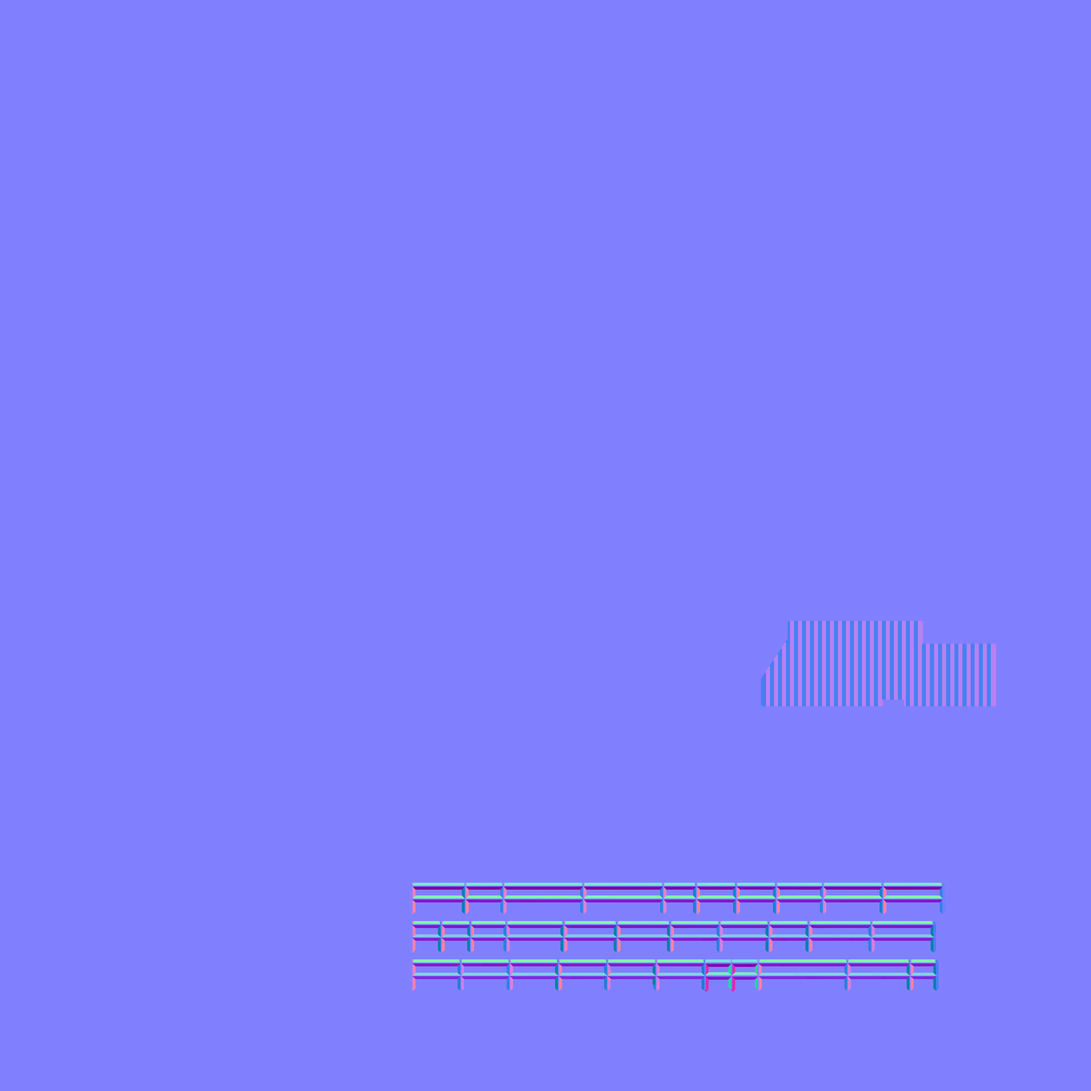
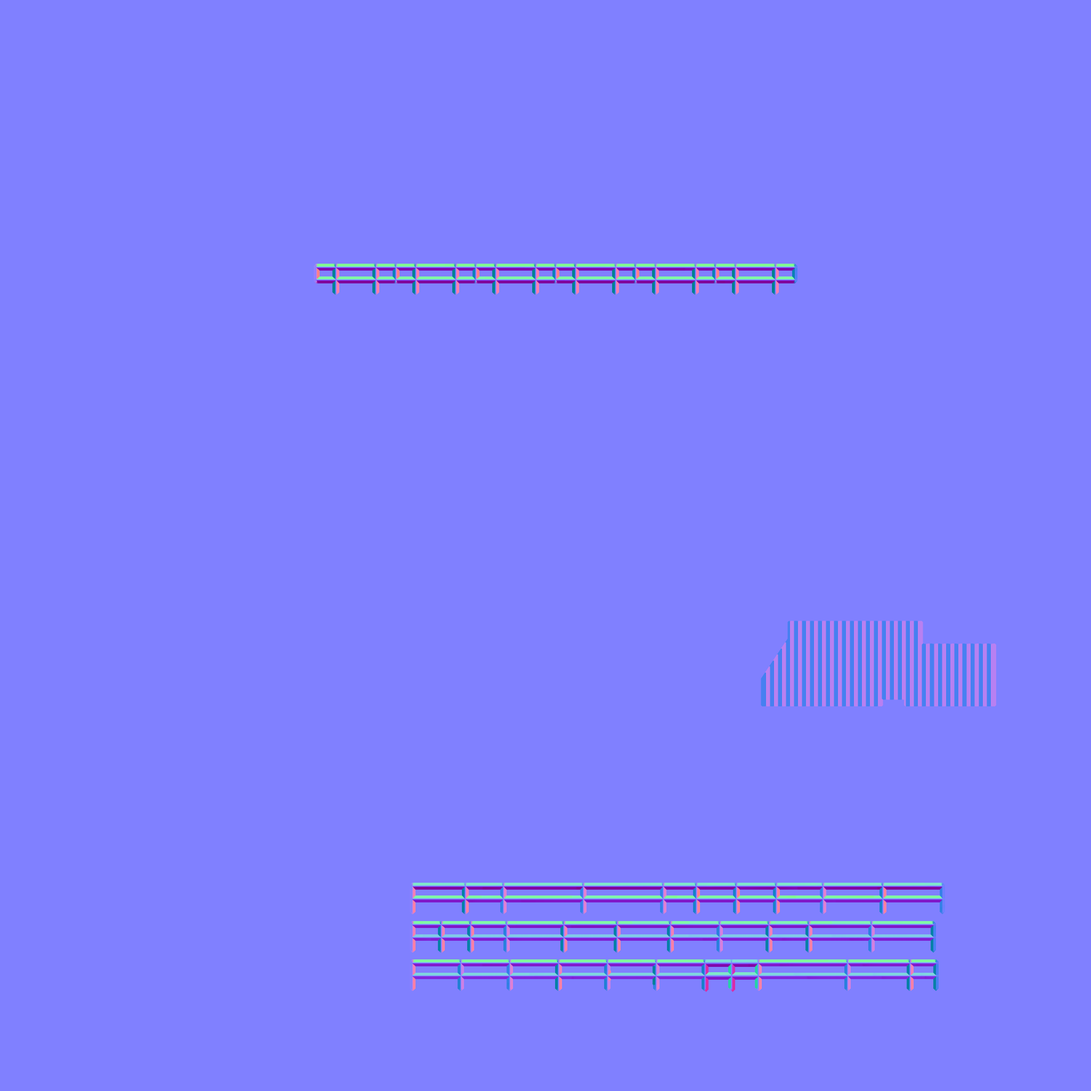
Layered file, before and after one edit (1091px x 1091px). Changes by layer:
painted on "Background" over [313, 263, 798, 295]
